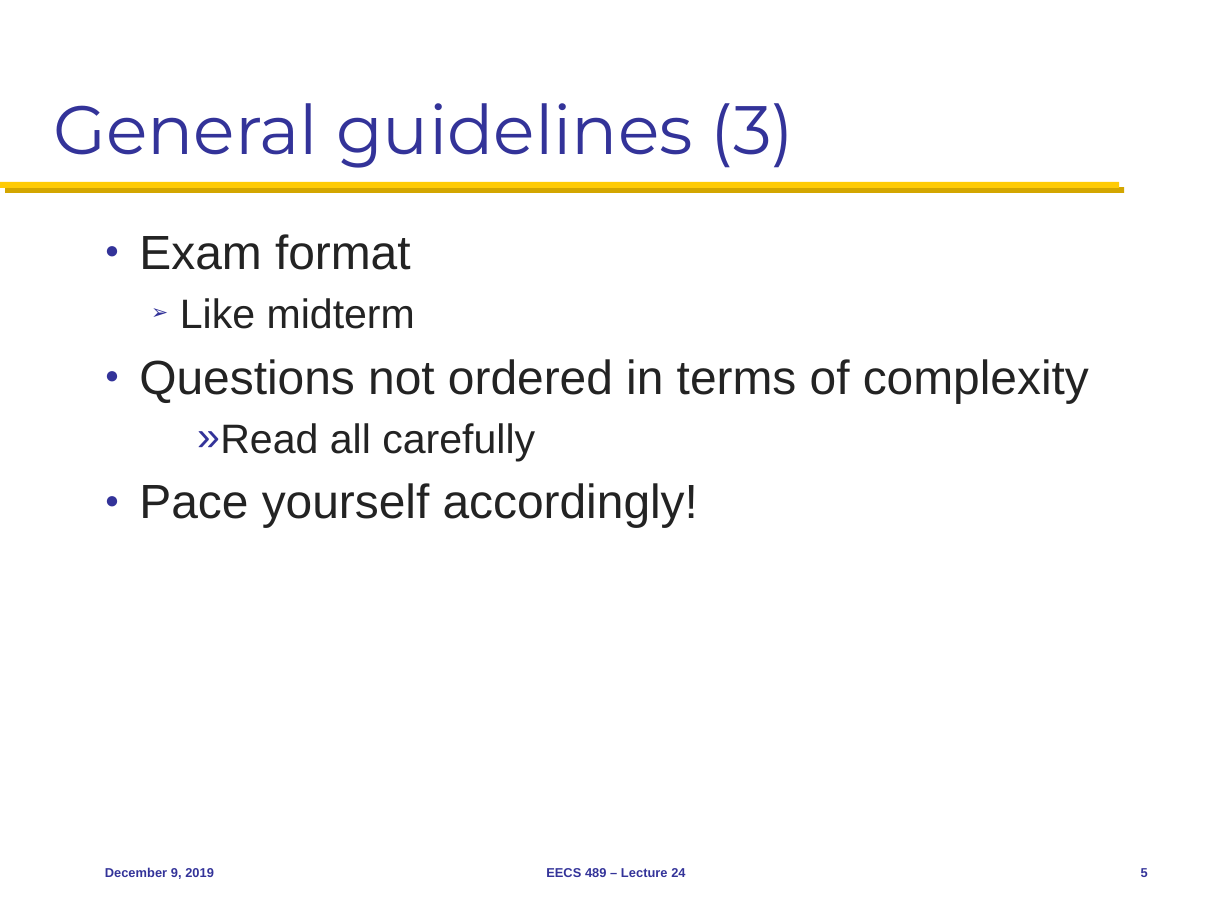
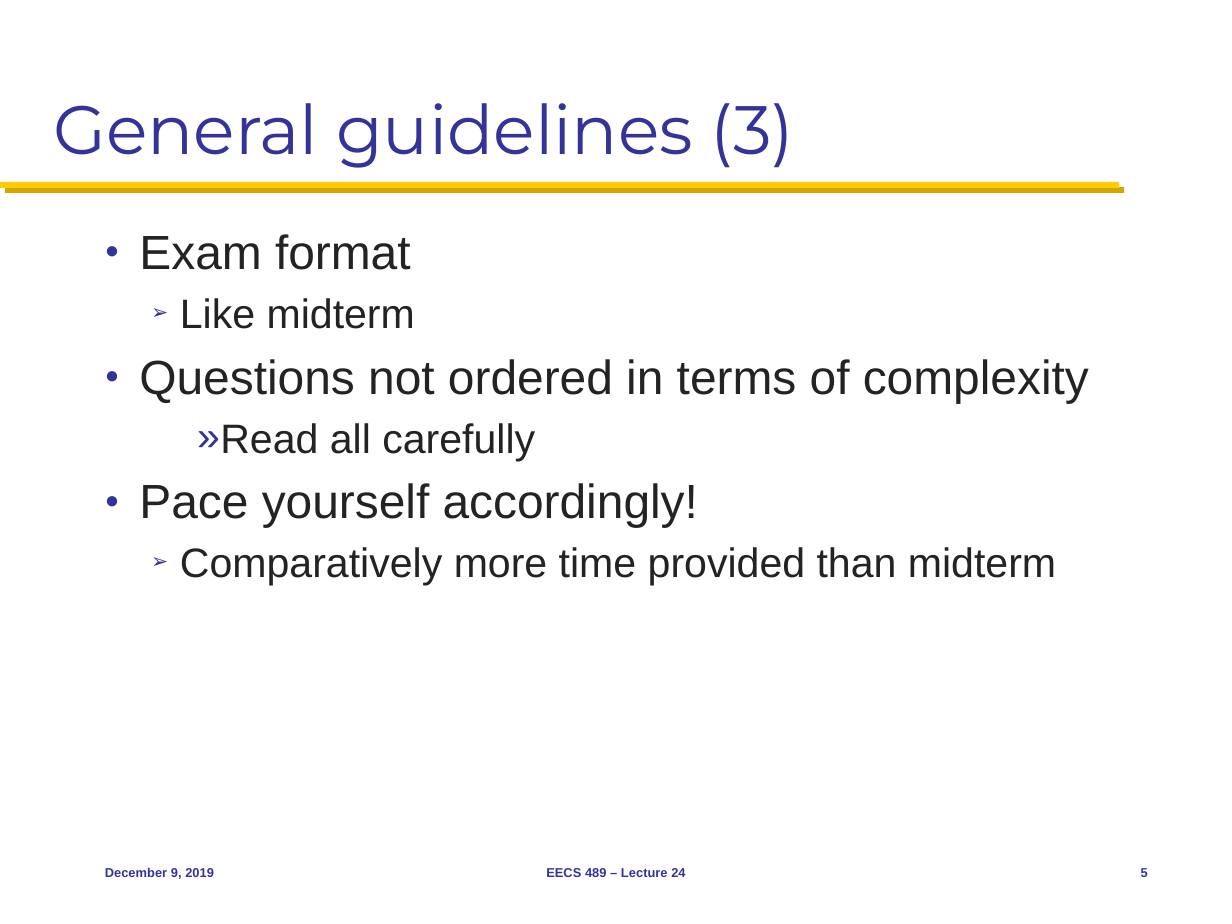
Before and after one commit to mosharaf/eecs489, a slide deck: slide 5 of Slides/120919.pptx. Drawn at 1232x924 pixels with LibreOffice and Linux fonts; fonts in the diff are those of the drawing. Boxes give left, top, right and bottom in pixels: in the first picture for what was removed or moved away, otherwise in the second. Text is boxed around its words. In the diff, an @@ line names an element or a change of style, - is before the commit and + after.

```diff
--- a/Slides/120919.pptx
+++ b/Slides/120919.pptx
@@ text at (180, 547, 1056, 586): paragraph added @@
+  ➢ Comparatively more time provided than midterm
```
Also in this commit, not shown: 4 other slides changed.
